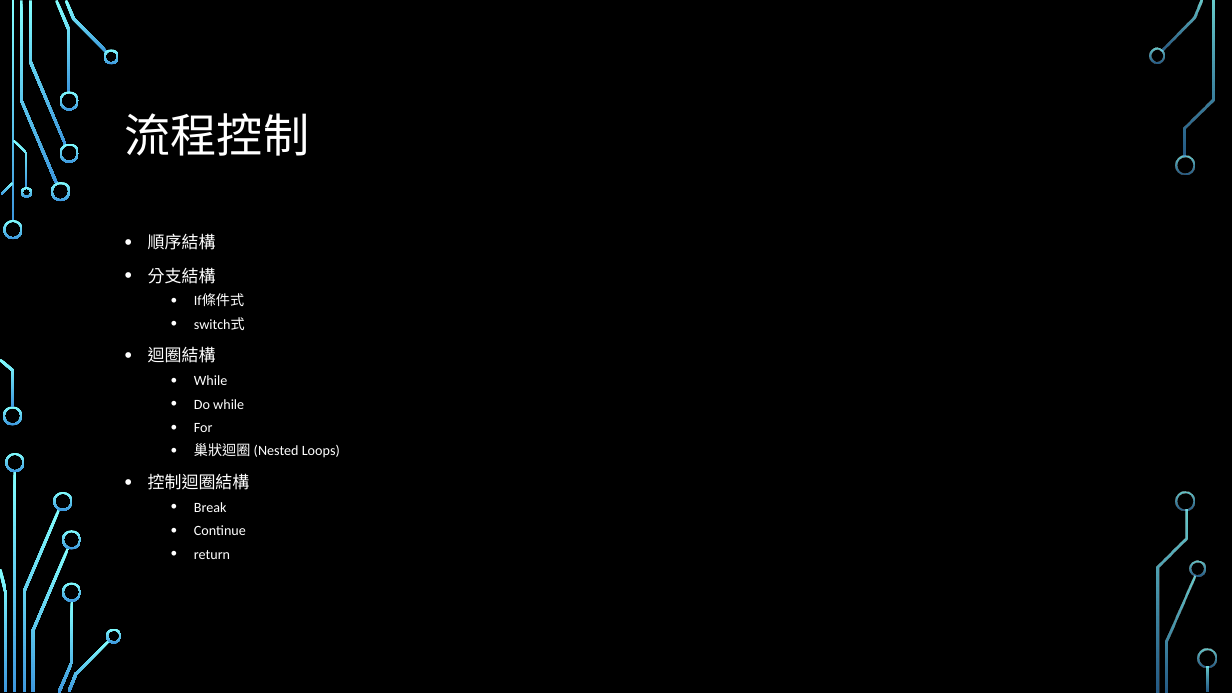
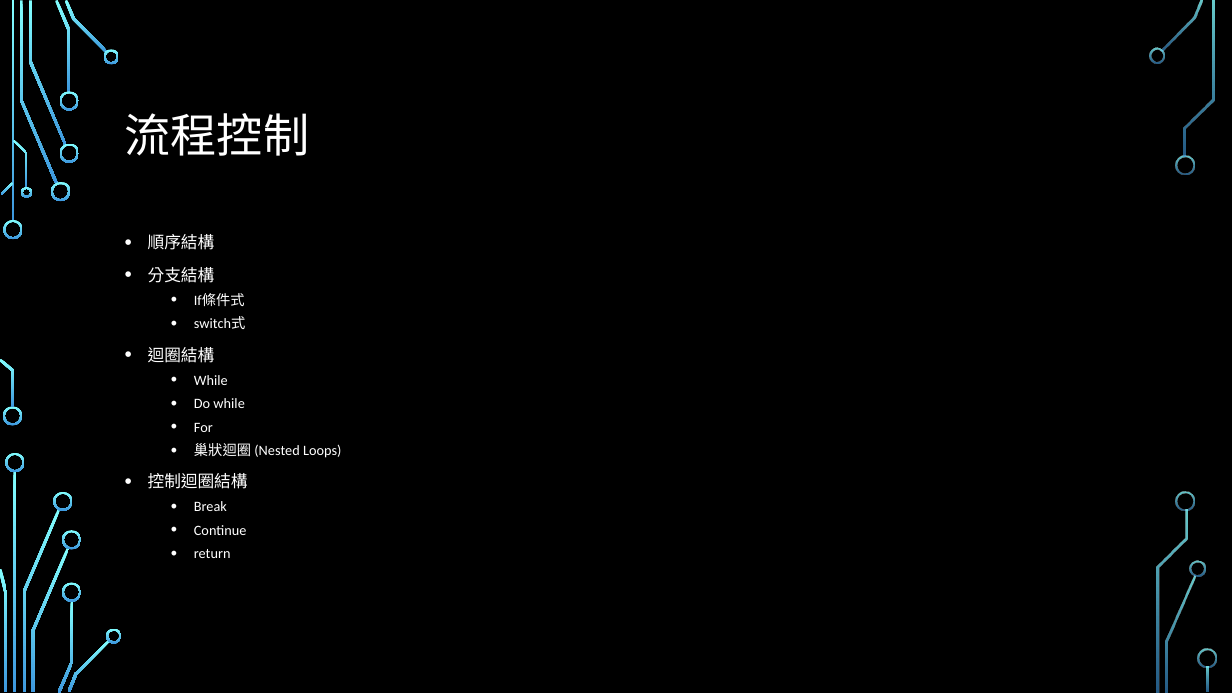
Before and after one commit to Alvin-Lo0729/ncut-java, a slide deck: slide 3 of doc/JAVA0123.pptx. Drawn at 1232x693 pixels with LibreOffice and Linux fonts; fonts in the diff are those of the drawing; background and template pictures are left out. Boxes give left, top, right and bottom in pixels: in the first picture for what was removed or moved away, otherwise in the second. Text is boxed around its words. In the diff, an @@ line names an element or a change of style, - is before the commit and + after.

Commit message:
update ppt

```diff
--- a/doc/JAVA0123.pptx
+++ b/doc/JAVA0123.pptx
@@ text "順序結構" at [148, 234, 341, 558]: size 13.2 to 12.9 pt in "順序結構", "分支結構", "迴圈結構", "控制迴圈結構"; size 11 to 11.1 pt in "If條件式", "switch式", "While", "Do while" and 5 more places @@
```
Also in this commit, not shown: 2 other slides changed, 2 other files.
